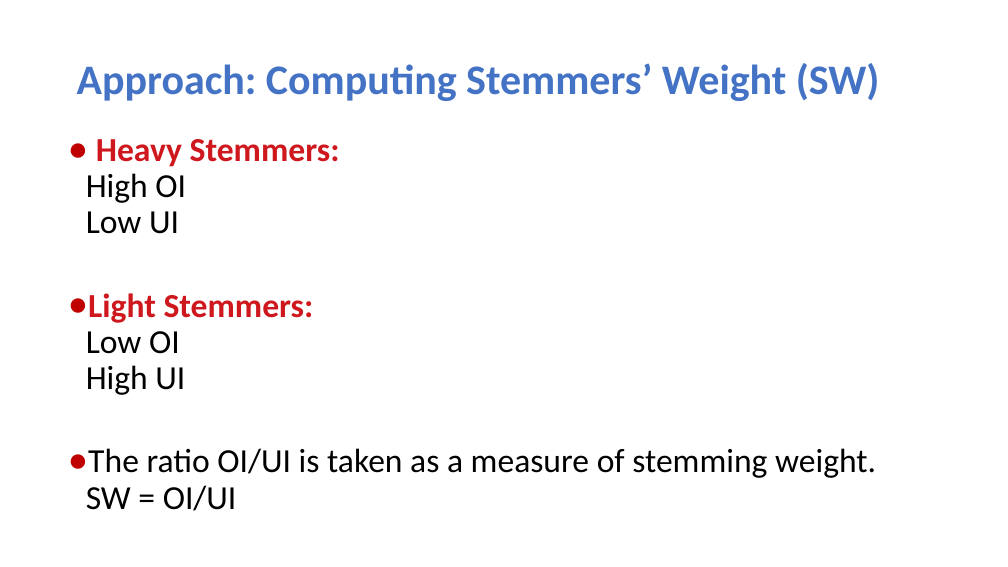
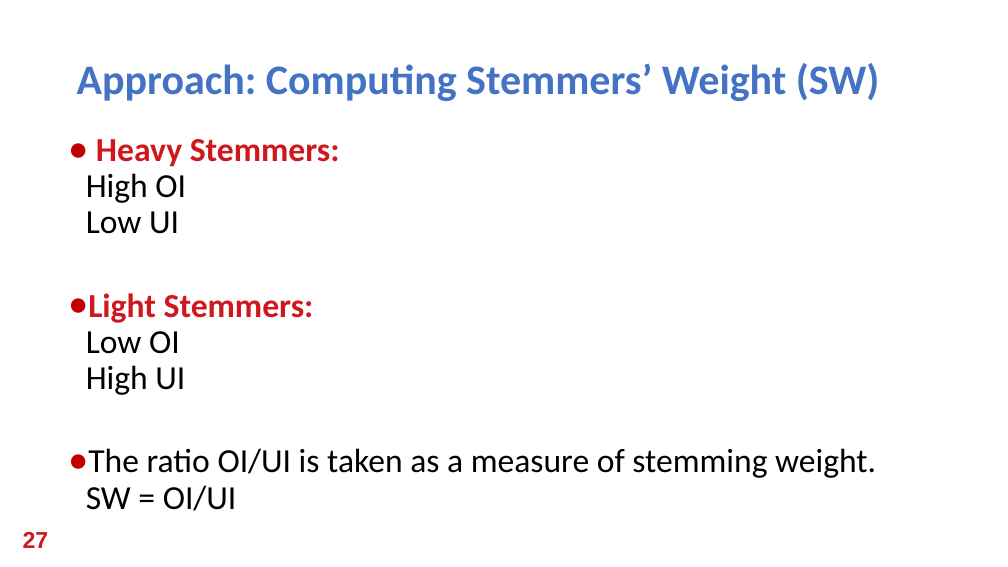
Before and after one commit to HussamHallak/cs834-f17, a slide deck: slide 29 of assignments/P2/Presentation.pptx. Drawn at 1008x567 pixels with LibreOffice and Linux fonts; fonts in the diff are those of the drawing. Boxes give left, top, right and bottom in pixels: in the first picture for what was removed or moved away, otherwise in the second. Text is boxed around its words. In the diff, an @@ line names an element or a change of style, - is before the commit and + after.

```diff
--- a/assignments/P2/Presentation.pptx
+++ b/assignments/P2/Presentation.pptx
@@ text added at (23,532,49,548), 22 pt, text #CE181E, bold @@
+27
```
Also in this commit, not shown: 34 other slides changed, 1 slide added.
